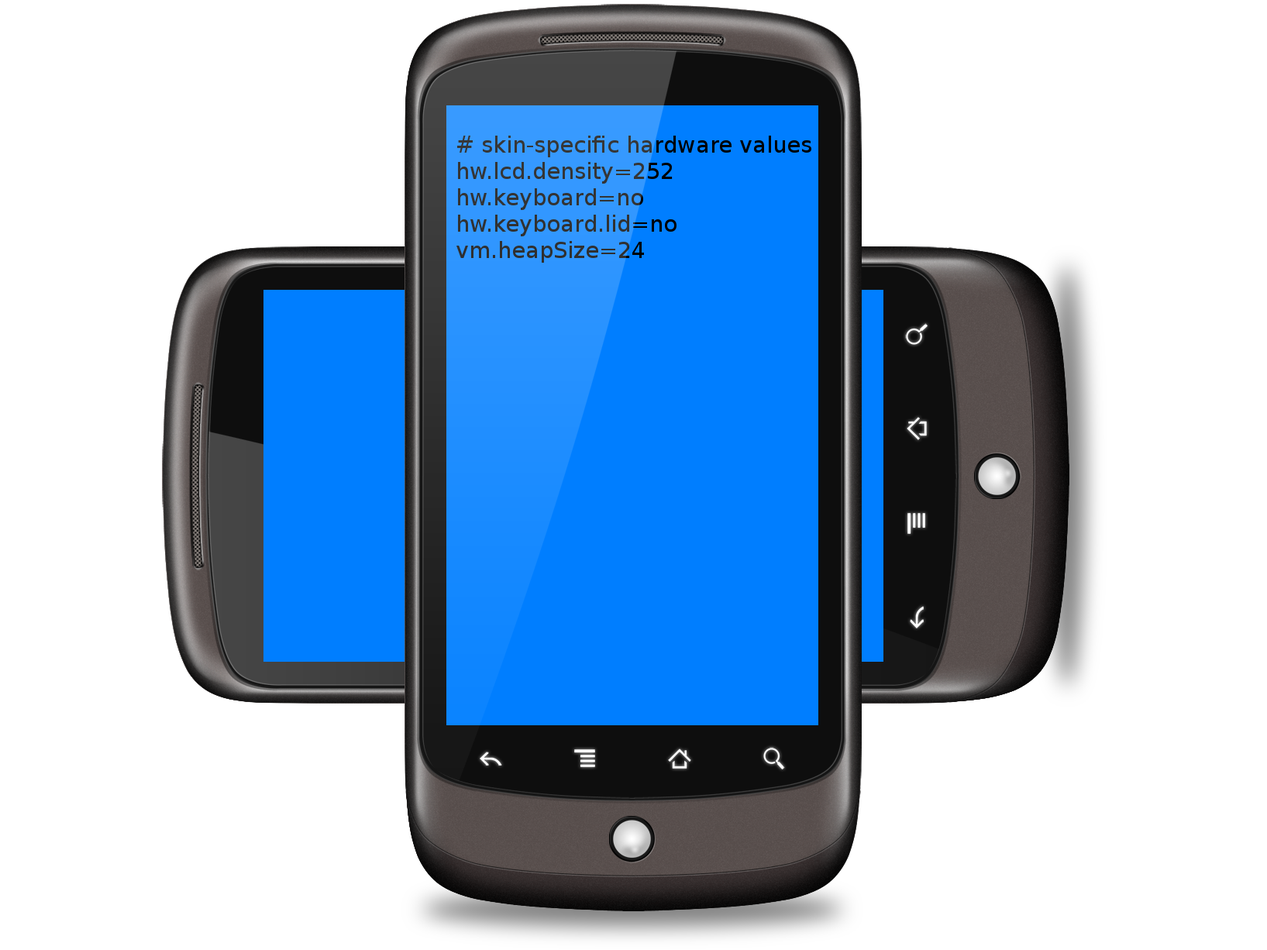
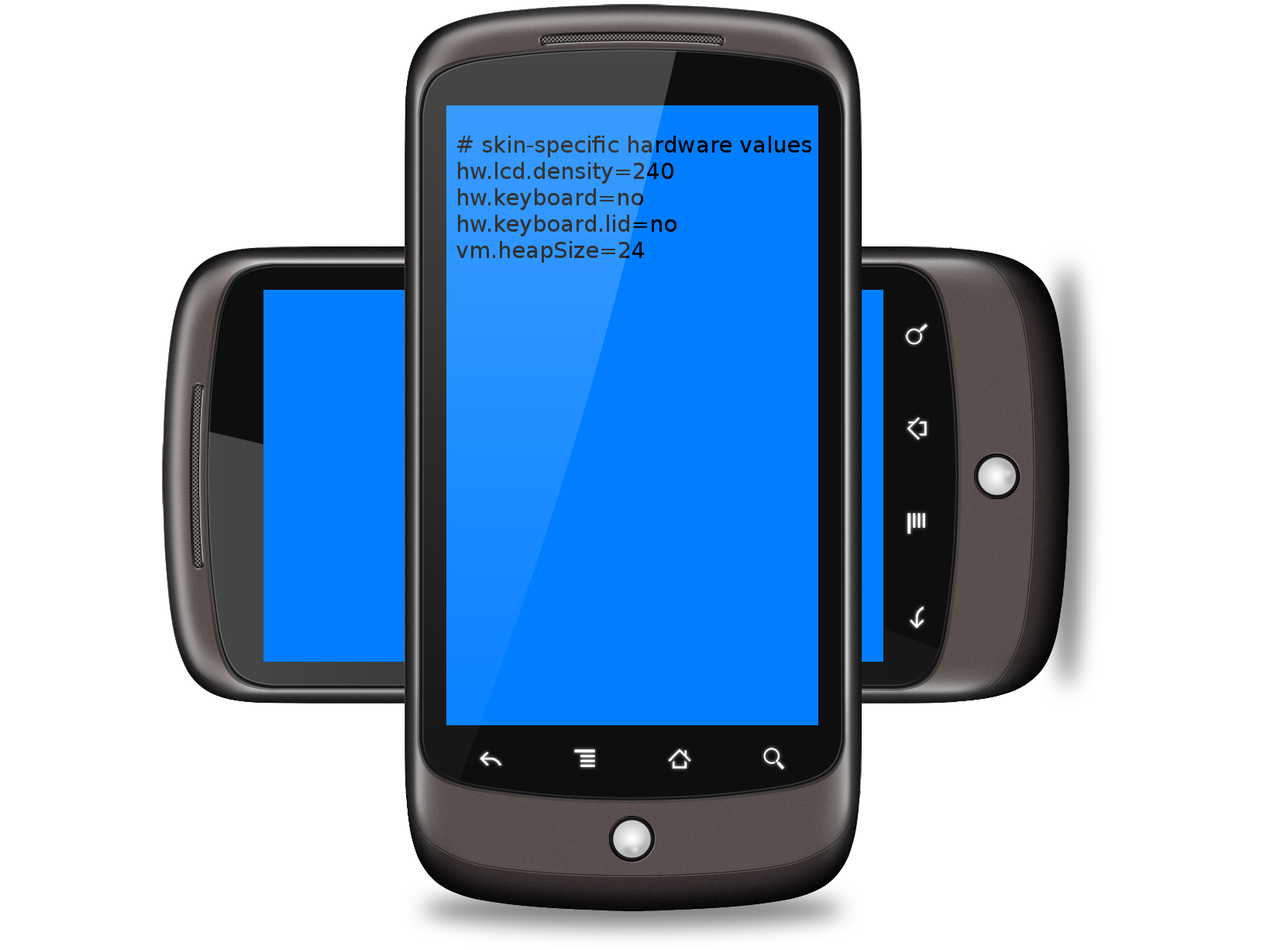
Two versions of the same layered image (1267x950). Layer-by-layer changes:
painted on "hardware.ini" over [646, 162, 674, 179]
